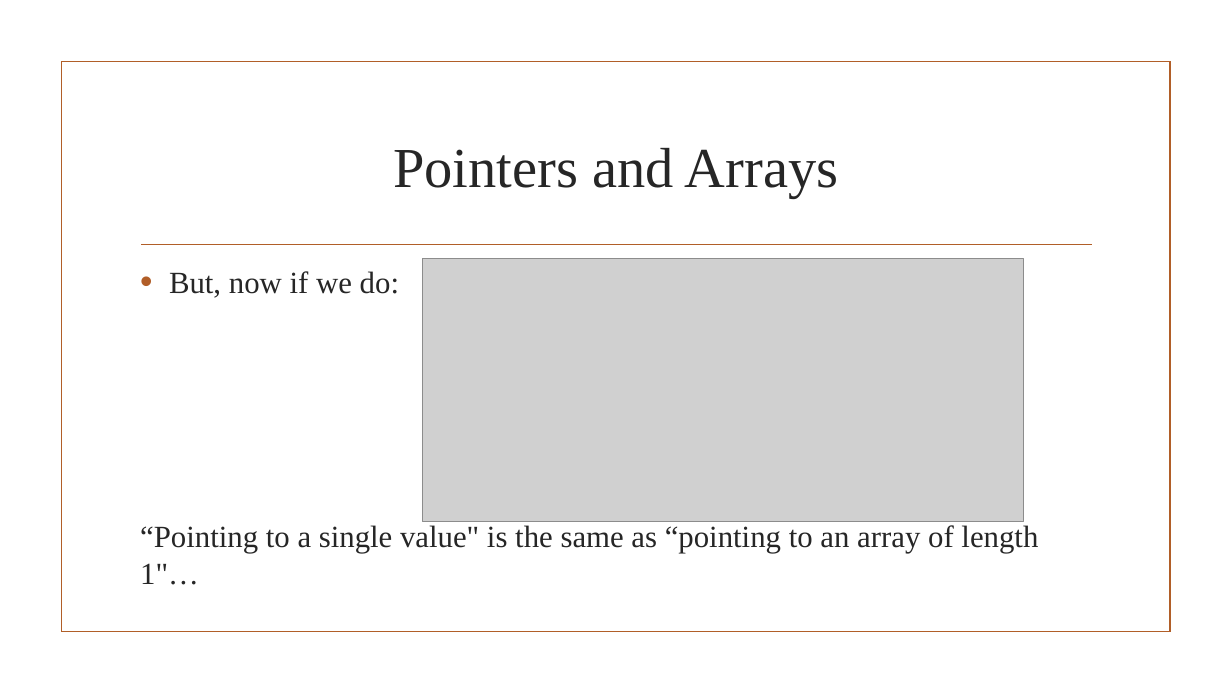
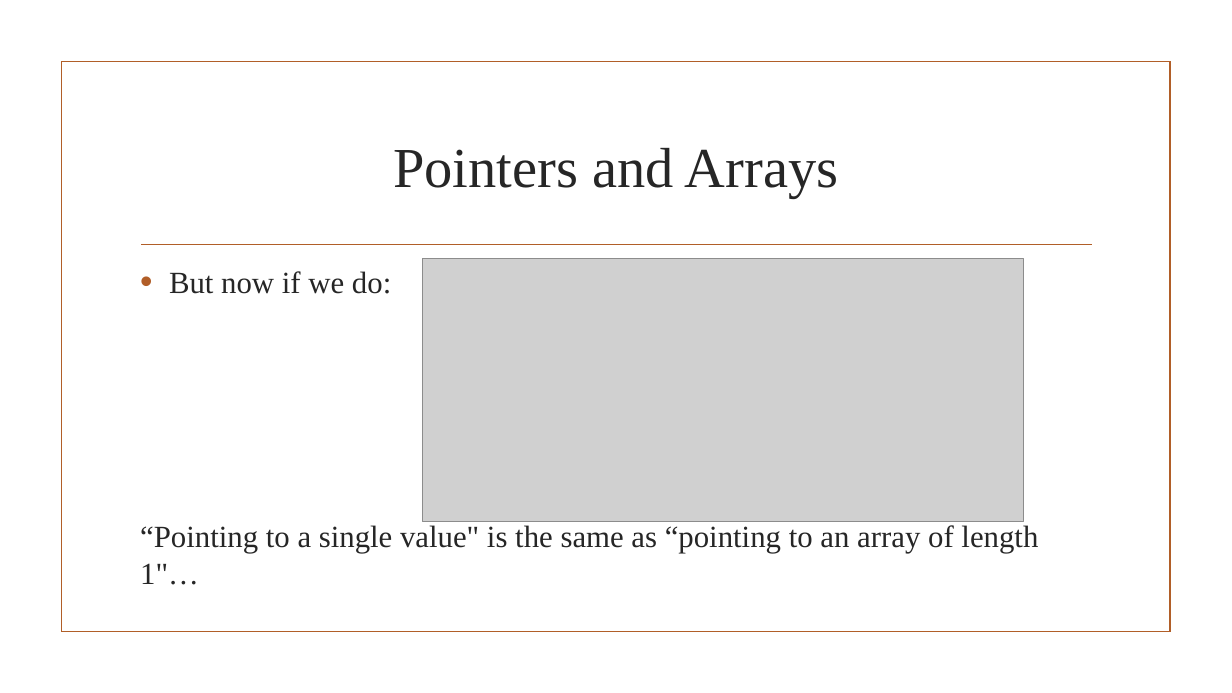
Before and after one commit to glu99331/glu99331.github.io, a slide deck: slide 18 of files/CS449/CS_0449_Recitation_2.pptx (slide 17 before the commit). Drawn at 1232x693 pixels with LibreOffice and Linux fonts; fonts in the diff are those of the drawing; grey boxes stand for pictures; background and template pictures are left out. Boxes give left, top, right and bottom in pixels: in the first picture for what was removed or moved away, otherwise in the second. Text is boxed around its words. In the diff, an @@ line names an element or a change of style, - is before the commit and + after.

```diff
--- a/files/CS449/CS_0449_Recitation_2.pptx
+++ b/files/CS449/CS_0449_Recitation_2.pptx
@@ text at bbox=[169, 271, 391, 294]: text changed @@
-• But, now if we do:
+• But now if we do:
```
Also in this commit, not shown: 1 other slide changed, 3 slides added, 4 other files.
